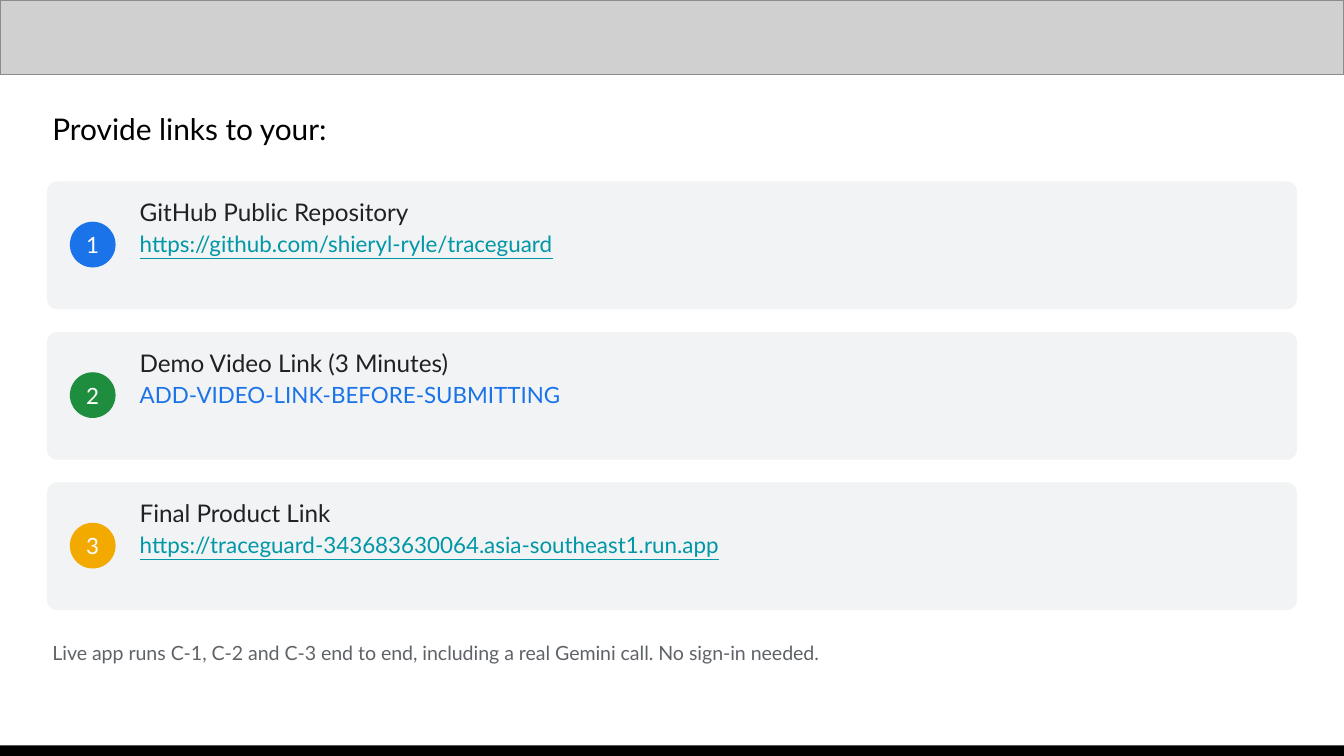
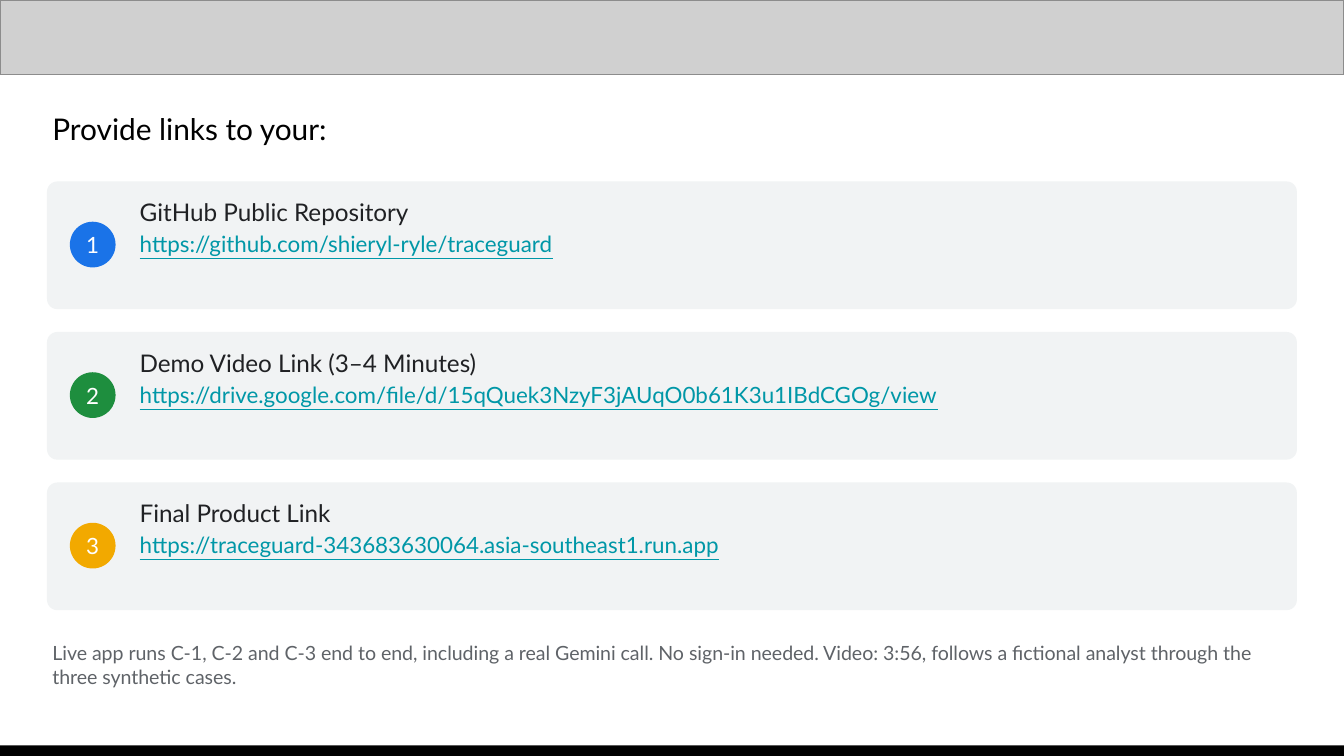
Before and after one commit to shieryl-ryle/traceguard, a slide deck: slide 13 of submission/TraceGuard-proposal.pptx. Drawn at 1344x756 pixels with LibreOffice and Linux fonts; fonts in the diff are those of the drawing; grey boxes stand for pictures. Boxes give left, top, right and bottom in pixels: in the first picture for what was removed or moved away, otherwise in the second. Text is boxed around its words. In the diff, an @@ line names an element or a change of style, - is before the commit and + after.

Commit message:
docs(TASK-007): polish the proposal deck for submission
- slide 13: real demo video link (public Drive file) and the portal's "3–4 Minutes" label
- slide 3: "graph tools compute, Gemini explains, the analyst judges" (matches the video)
- slides 8 and 11: one measured latency, 3–9 s at LOW thinking
- slide 7: Google Cloud, Gemini and Vertex AI marks on the architecture
- slide 10: follow-up refusal retaken on C-3, where A-22 actually appears
- slide 2: in -> out -> decision strip; slide 15 closes on the product promise and links
- checklist and screenshot provenance updated; deck passes package validation

```diff
--- a/submission/TraceGuard-proposal.pptx
+++ b/submission/TraceGuard-proposal.pptx
@@ text at (140, 353, 937, 407): text changed; text colour #1A73E8 to #0097A7 @@
-Demo Video Link (3 Minutes)
-ADD-VIDEO-LINK-BEFORE-SUBMITTING
+Demo Video Link (3–4 Minutes)
+https://drive.google.com/file/d/15qQuek3NzyF3jAUqO0b61K3u1IBdCGOg/view
@@ text at (52, 645, 1251, 688): text changed @@
-Live app runs C-1, C-2 and C-3 end to end, including a real Gemini call. No sign-in needed.
+Live app runs C-1, C-2 and C-3 end to end, including a real Gemini call. No sign-in needed. Video: 3:56, follows a fictional analyst through the three synthetic cases.
```
Also in this commit, not shown: 6 other slides changed, 1 slide added, 1 slide removed, 7 other files.
